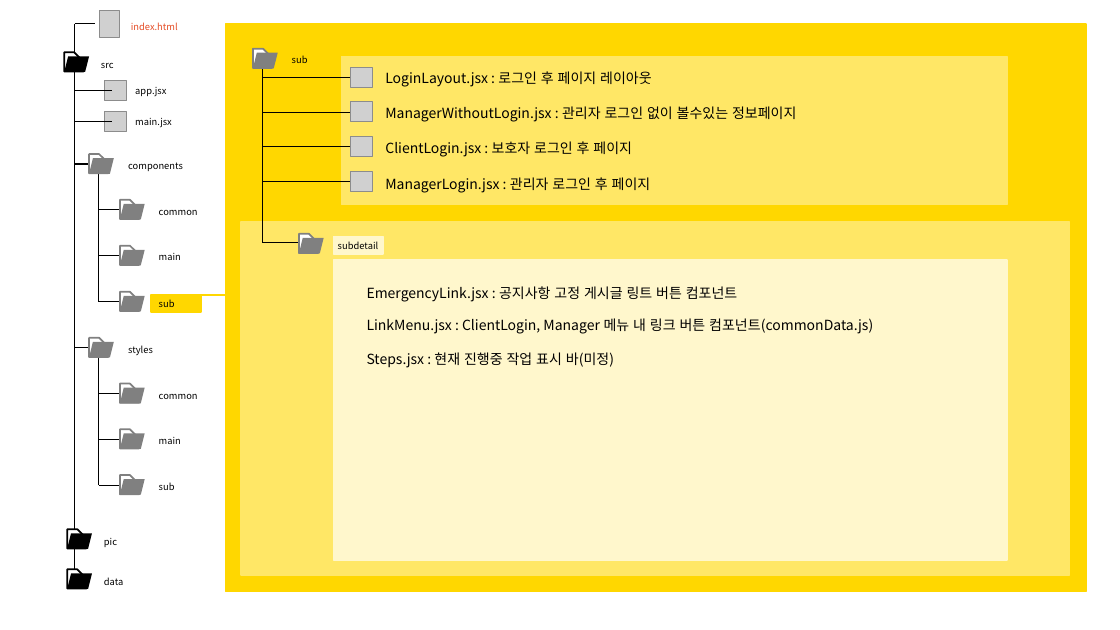
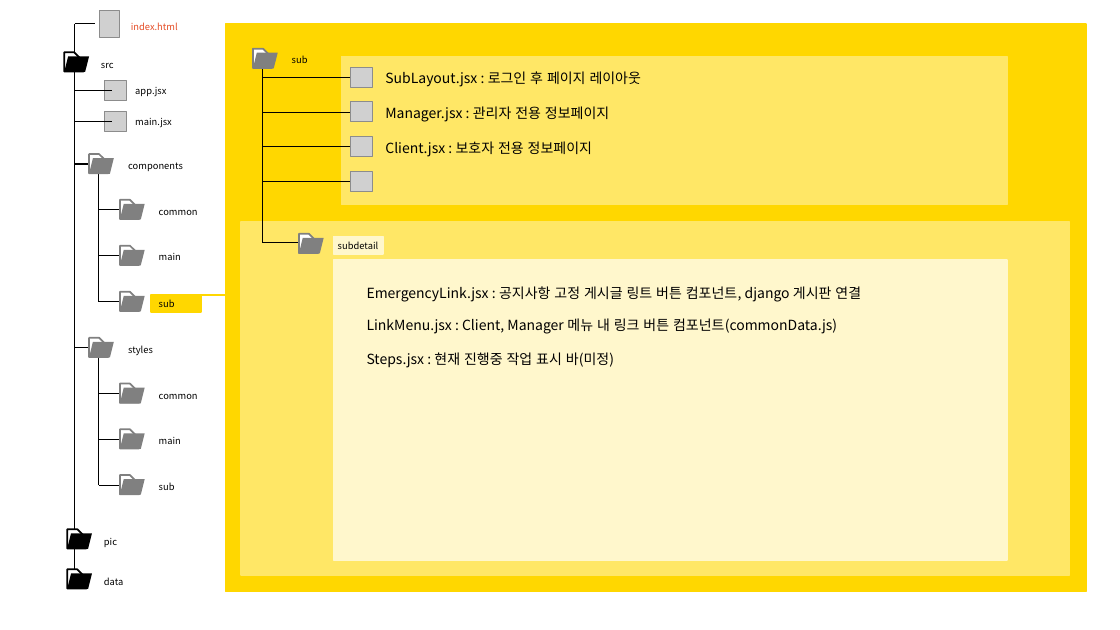
Before and after one commit to Dabom-Ahn/groupC_health, a slide deck: slide 4 of GroupC 코드 가이드_작성중.pptx. Drawn at 1120x630 pixels with LibreOffice and Linux fonts; fonts in the diff are those of the drawing; grey boxes stand for pictures. Boxes give left, top, right and bottom in pixels: in the first picture for what was removed or moved away, otherwise in the second. Text is boxed around its words. In the diff, an @@ line names an element or a change of style, - is before the commit and + after.

Commit message:
컴포넌트구성

```diff
--- a/GroupC 코드 가이드_작성중.pptx
+++ b/GroupC 코드 가이드_작성중.pptx
@@ text at [385,71,641,87]: text changed @@
-LoginLayout.jsx : 로그인 후 페이지 레이아웃
+SubLayout.jsx : 로그인 후 페이지 레이아웃
@@ text at [385,106,609,122]: text changed @@
-ManagerWithoutLogin.jsx : 관리자 로그인 없이 볼수있는 정보페이지
+Manager.jsx : 관리자 전용 정보페이지
@@ text at [385,141,592,157]: text changed @@
-ClientLogin.jsx : 보호자 로그인 후 페이지
+Client.jsx : 보호자 전용 정보페이지
@@ text removed at [385,177,651,193] @@
-ManagerLogin.jsx : 관리자 로그인 후 페이지
@@ text at [367,286,861,302]: text changed @@
-EmergencyLink.jsx : 공지사항 고정 게시글 링트 버튼 컴포넌트
+EmergencyLink.jsx : 공지사항 고정 게시글 링트 버튼 컴포넌트, django 게시판 연결
@@ text at [367,318,837,334]: text changed @@
-LinkMenu.jsx : ClientLogin, Manager 메뉴 내 링크 버튼 컴포넌트(commonData.js)
+LinkMenu.jsx : Client, Manager 메뉴 내 링크 버튼 컴포넌트(commonData.js)
```
Also in this commit, not shown: 1 other slide changed, 21 other files.
